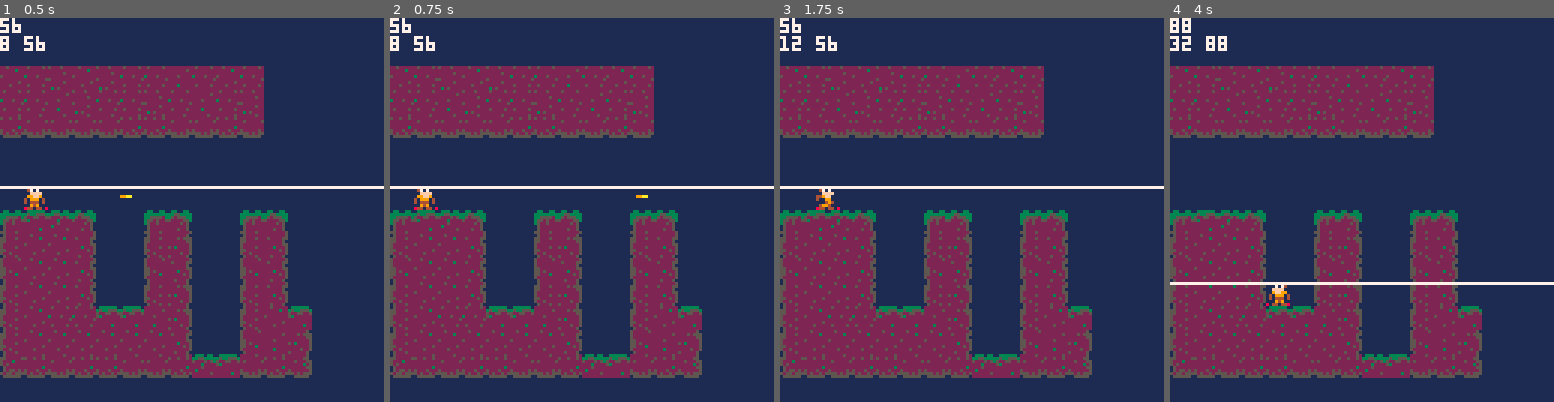
Above: before the commit, frames 1-4 (left to right).
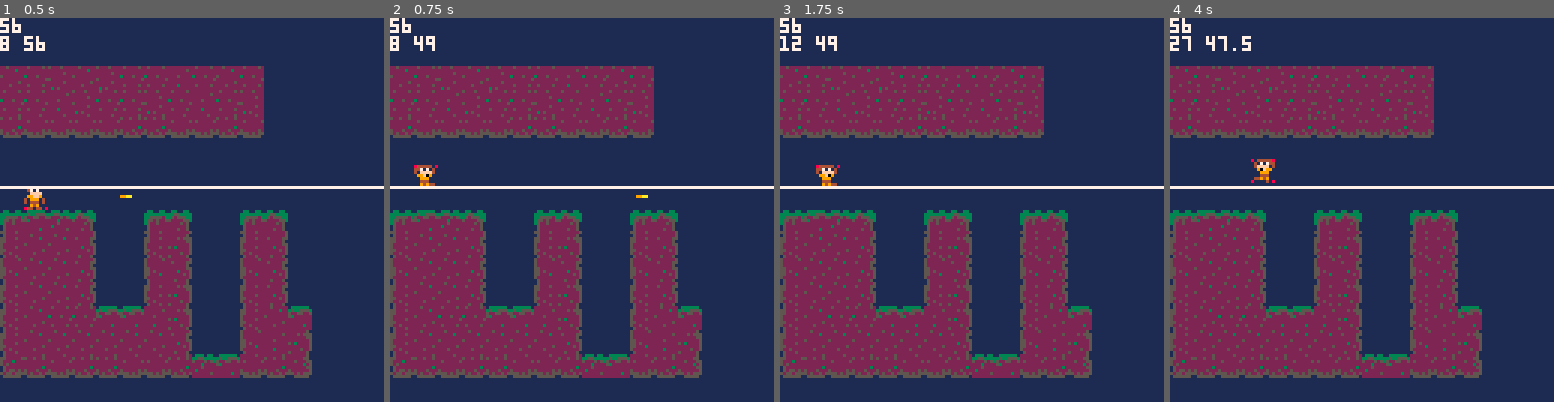
Above: after the commit, the same moments.

Repository: RicoP/picowiese
Game: PICO-8 cartridge mmm.p8
Same seed, same stepped clock (60 frames per second), same inputs: the game is played once before the commit and once after it.
Inputs:
- Up to frame 1 (0.5 s): tap X (X key) at 0.33 s
- Up to frame 2 (0.75 s): tap O (Z key) at 0.7 s
- Up to frame 3 (1.75 s): tap X (X key) at 1.07 s; hold Right from 1.6 s (still down); tap O (Z key) at 1.7 s
- Up to frame 4 (4 s): tap X (X key) at 1.85, 2.97 s; release Right at 2.1 s; tap O (Z key) every 0.4 s from 2.1 to 3.7 s; hold Up 2.15-2.42 s; hold Right 2.47-3.03 s; hold Left 3.08-3.58 s; hold Down 3.63-3.97 s

Frame 1 is identical in both runs. In frame 2, 0.5% of the frame differs, in the area x 6-13%, y 4-50%; in frame 3, 0.4%; in frame 4, 2.2%, in the area x 0-100%, y 0-75%.

Commit message:
Mon Jun 17 20:23:46 CEST 2019

Diff:
--- a/mmm.p8
+++ b/mmm.p8
@@ -121,20 +121,22 @@
 
 function apply_hero_jumping()
  --jumping
- local p1 = clone(p)
- if btnd(🅾️) and p1.y == p1.groundlevel then
-  p.jumpvel = p_jumpstrength
- end
-
- p1.y -= p1.jumpvel
- p1.jumpvel -= 0.5
-
- if p1.y >= p1.groundlevel then
-  p1.y = p1.groundlevel
-  p1.jumpvel = 0
- end
-
- if calc_groundlevel(p1.x,p1.y) != p.groundlevel then
+ local y = p.y
+ local jumpvel = p.jumpvel
+
+ if btnd(🅾️) and y == p.groundlevel then
+  jumpvel = p_jumpstrength
+ end
+
+ y -= jumpvel
+ jumpvel -= 0.5
+
+ if y >= p.groundlevel then
+  y = p.groundlevel
+  jumpvel = 0
+ end
+
+ if calc_groundlevel(p.x,y) != p.groundlevel then
   -- hitting the ceiling but
   -- being off by just a little
   -- bit. round player position
@@ -143,7 +145,8 @@
   return
  end
 
- p = p1
+ p.y = y
+ p.jumpvel = jumpvel
 end
 
 function apply_hero_movement()
